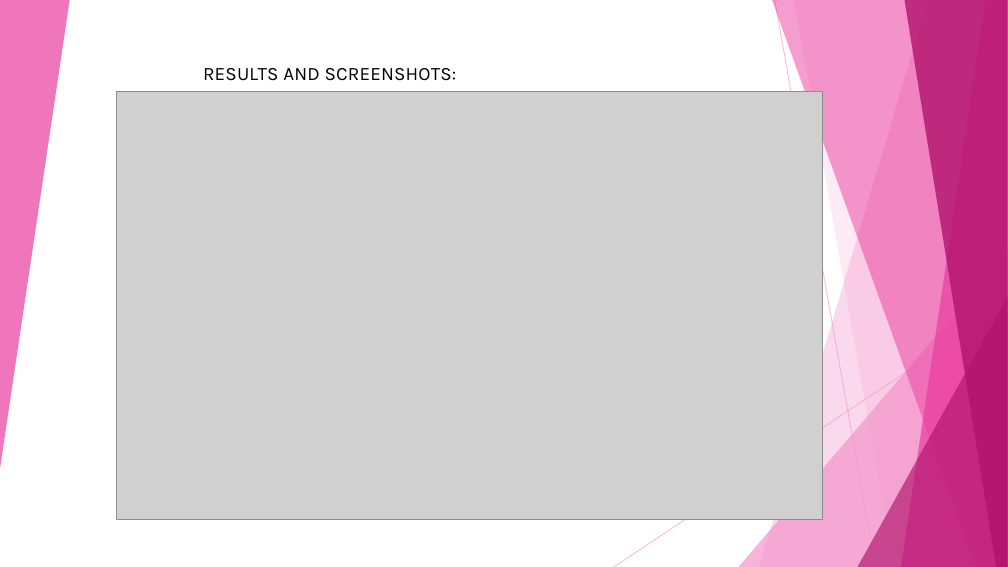
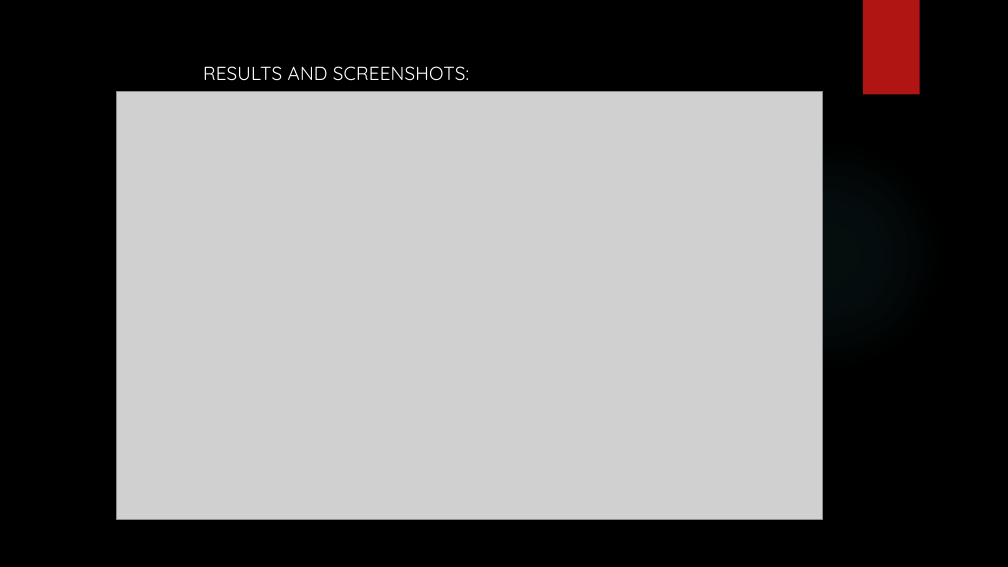
Before and after one commit to SHAREEFA-gif/SHAREEFA, a slide deck: slide 10 of SHARIFA.pptx. Drawn at 1008x567 pixels with LibreOffice and Linux fonts; fonts in the diff are those of the drawing; grey boxes stand for pictures; background and template pictures are left out. Boxes give left, top, right and bottom in pixels: in the first picture for what was removed or moved away, otherwise in the second. Text is boxed around its words. In the diff, an @@ line names an element or a change of style, - is before the commit and + after.

```diff
--- a/SHARIFA.pptx
+++ b/SHARIFA.pptx
@@ background #FFFFFF to picture (left out) @@
@@ group removed at bbox=[0, 0, 1008, 567]: 5 freeform shapes, 3 triangles, 2 lines @@
@@ rectangle added at bbox=[863, 0, 920, 95], fill #B01513 @@
@@ text "RESULTS AND SCREENSHOTS:" at bbox=[203, 66, 469, 80]: font Karla to Quicksand, text colour #000000 to #FFFFFF @@
@@ ellipse added at bbox=[712, 138, 944, 371], fill gradient #50B9C1 @@
```
Also in this commit, not shown: 10 other slides changed.
